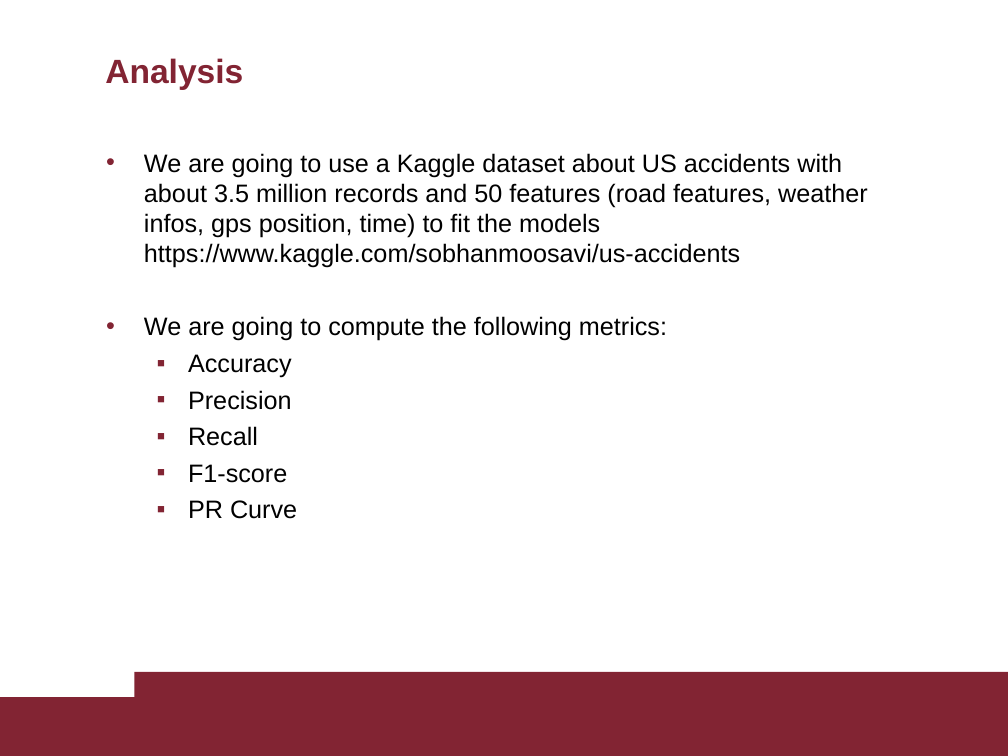
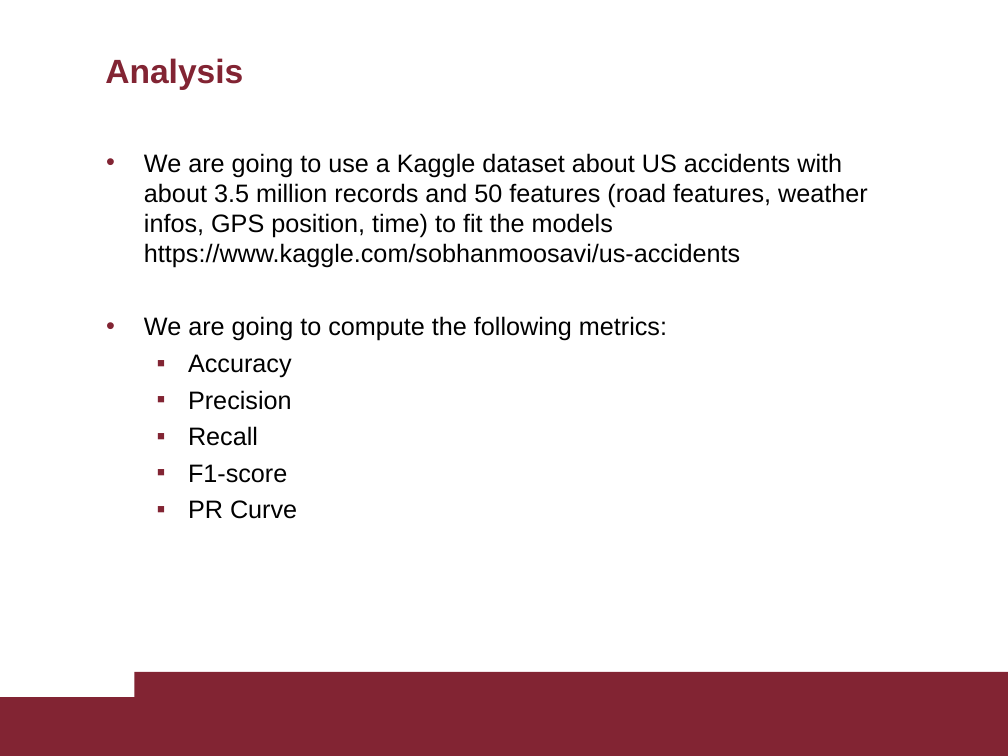
Before and after one commit to SkyLionx/fds2020, a slide deck: slide 4 of Presentazione FDS.ppt. Drawn at 1008x756 pixels with LibreOffice and Linux fonts; fonts in the diff are those of the drawing. Boxes give left, top, right and bottom in pixels: in the first picture for what was removed or moved away, otherwise in the second. Text is boxed around its words. In the diff, an @@ line names an element or a change of style, - is before the commit and + after.

```diff
--- a/Presentazione FDS.ppt
+++ b/Presentazione FDS.ppt
@@ text at [144, 153, 868, 268]: text changed @@
-• We are going to use a Kaggle dataset about US accidents with about 3.5 million records and 50 features (road features, weather infos, gps position, time) to fit the models https://www.kaggle.com/sobhanmoosavi/us-accidents
+• We are going to use a Kaggle dataset about US accidents with about 3.5 million records and 50 features (road features, weather infos, GPS position, time) to fit the models https://www.kaggle.com/sobhanmoosavi/us-accidents
```
